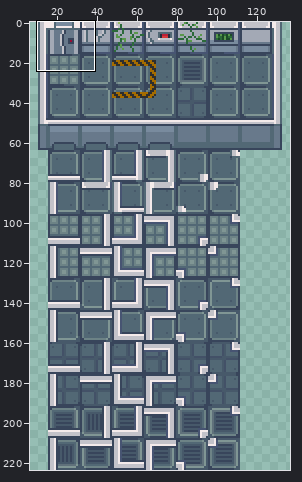
Two states of a sprite sheet, Art/tilemap1.png. Above, an overview of the earlier version with the close-up marked.
Close-up. Before the commit:
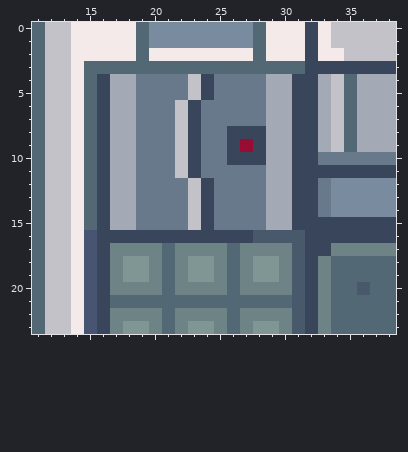
The file is 144x224 pixels. Colours within 5 levels of each other are drawn and written as one. Shown: x 11..38, y 0..23. The wide view leaves out empty margins.
The same view after the edit:
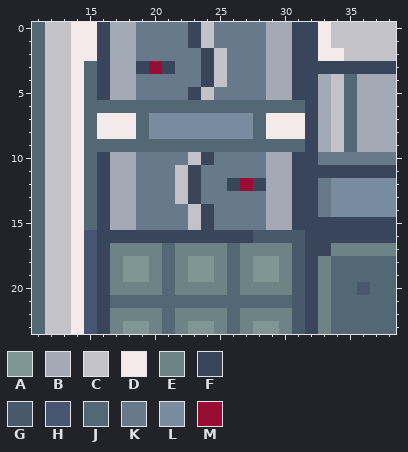
Palette (. is transparent): A #809694  B #a3a9b5  C #c3c2c9  D #f4eaea  E #6d8386  F #38455b  G #47596a  H #475472  J #526875  K #68798b  L #798b9e  M #990c34
Commit: Level fixes, new door sprite
The exact change:
y 0..1: x 16..31 DDDJLLLLLLLLJDDD -> FBBKKKKFCKKKKBBF
y 2: x 16..31 DDDJDDDDDDDDJDDD -> FBBKKKKKFCKKKBBF
y 3: x 16..31 JJJJJJJJJJJJJJJJ -> FBBFMFKKFCKKKBBF
y 4: x 23 C -> K; x 25 K -> C
y 5: x 23..24 CF -> FC
y 6: x 16..31 FBBKKKCFKKKKKBBF -> JJJJJJJJJJJJJJJJ
y 7: x 16..31 FBBKKKCFKKKKKBBF -> DDDJLLLLLLLLJDDD
y 8: x 16..31 FBBKKKCFKKFFFBBF -> DDDJLLLLLLLLJDDD
y 9: x 16..31 FBBKKKCFKKFMFBBF -> JJJJJJJJJJJJJJJJ
y 10: x 22..24 CFK -> KCF; x 26..28 FFF -> KKK
y 12: x 22..24 KCF -> CFK; x 26..28 KKK -> FMF
y 13: x 22..24 KCF -> CFK
Changed places in both close-ups, as pixel boxes (x1, y1, x2, y2):
changed: (97, 22, 305, 204)
